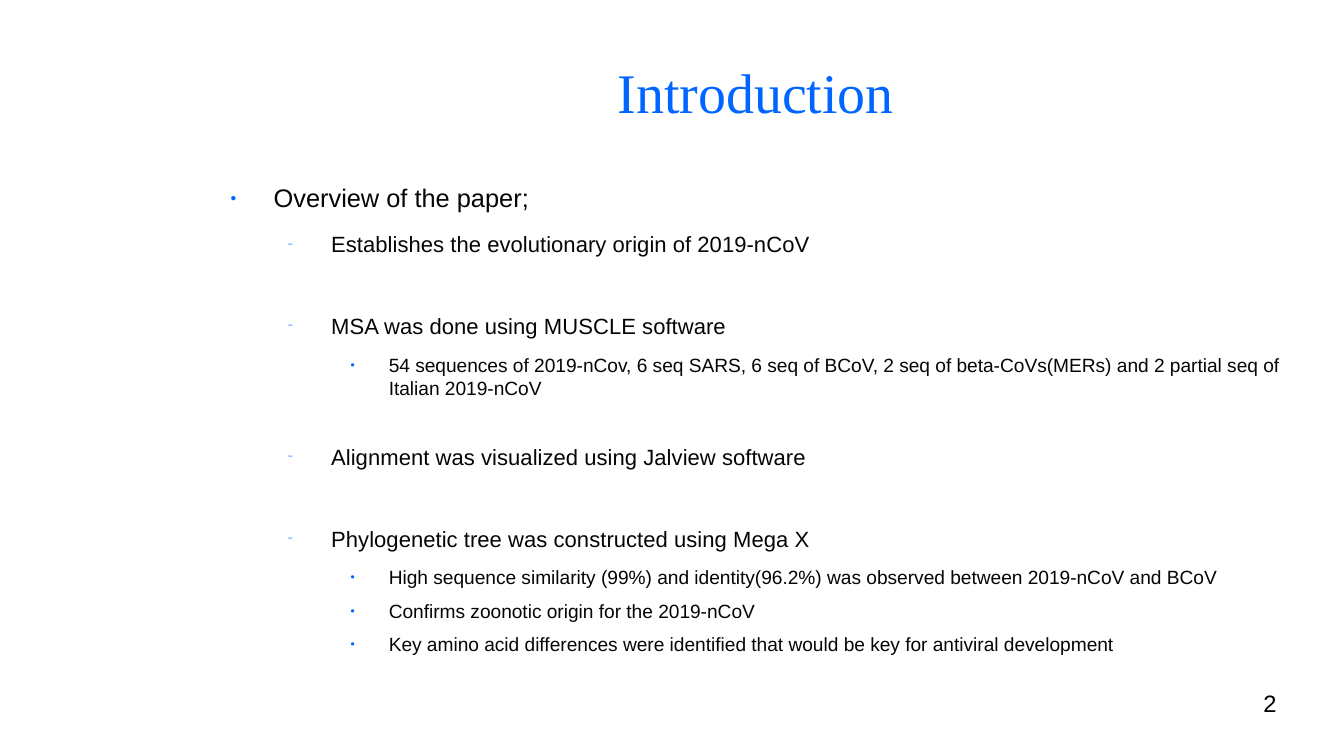
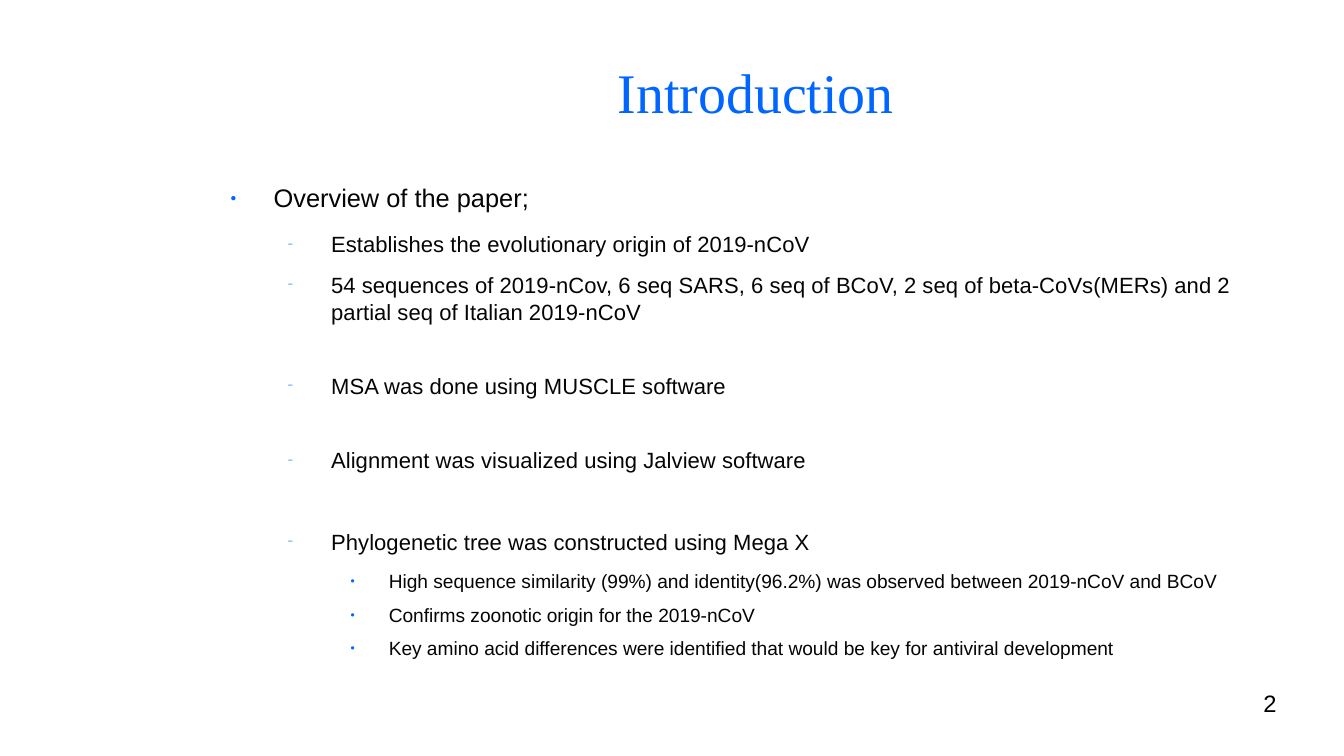
Before and after one commit to BryanAbuchery/Group_Project, a slide deck: slide 2 of Group_presentation.odp. Drawn at 1344x756 pixels with LibreOffice and Linux fonts; fonts in the diff are those of the drawing; background and template pictures are left out. Boxes give left, top, right and bottom in pixels: in the first picture for what was removed or moved away, otherwise in the second. Text is boxed around its words. In the diff, an @@ line names an element or a change of style, - is before the commit and + after.

```diff
--- a/Group_presentation.odp
+++ b/Group_presentation.odp
@@ text at box(331, 277, 1229, 325): paragraph added @@
+  − 54 sequences of 2019-nCov, 6 seq SARS, 6 seq of BCoV, 2 seq of beta-CoVs(MERs) and 2 partial seq of Italian 2019-nCoV
@@ text at box(389, 358, 1279, 396): paragraph removed @@
-    ● 54 sequences of 2019-nCov, 6 seq SARS, 6 seq of BCoV, 2 seq of beta-CoVs(MERs) and 2 partial seq of Italian 2019-nCoV
```
Also in this commit, not shown: 6 other slides changed, 1 slide added.
